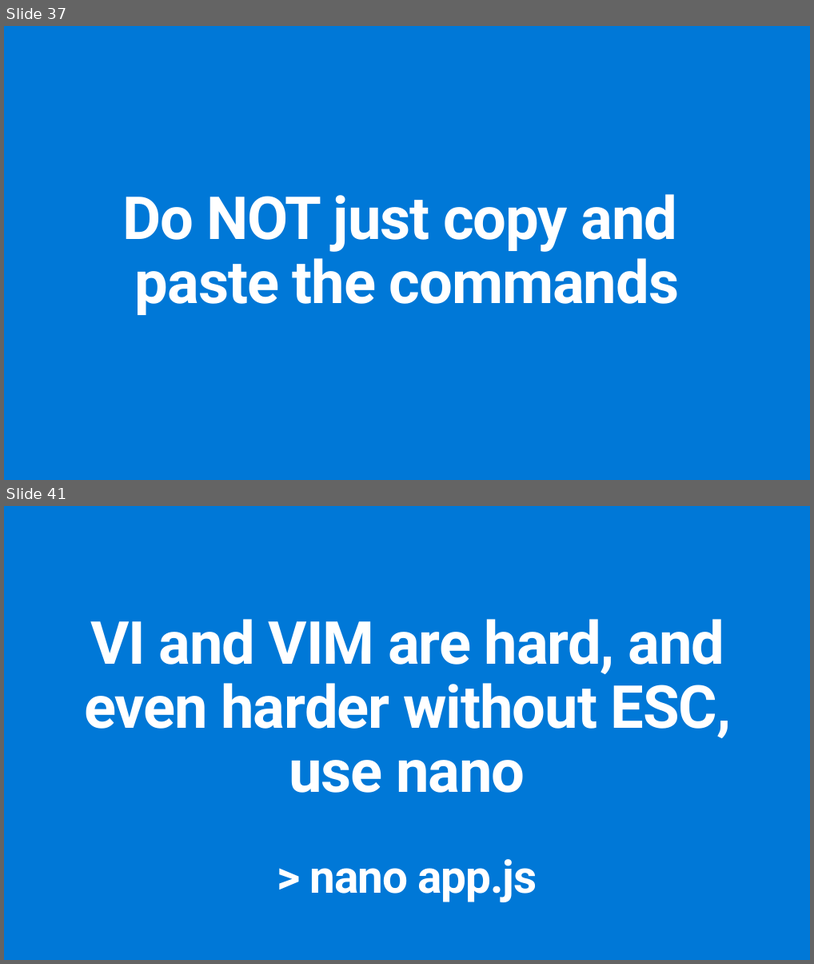
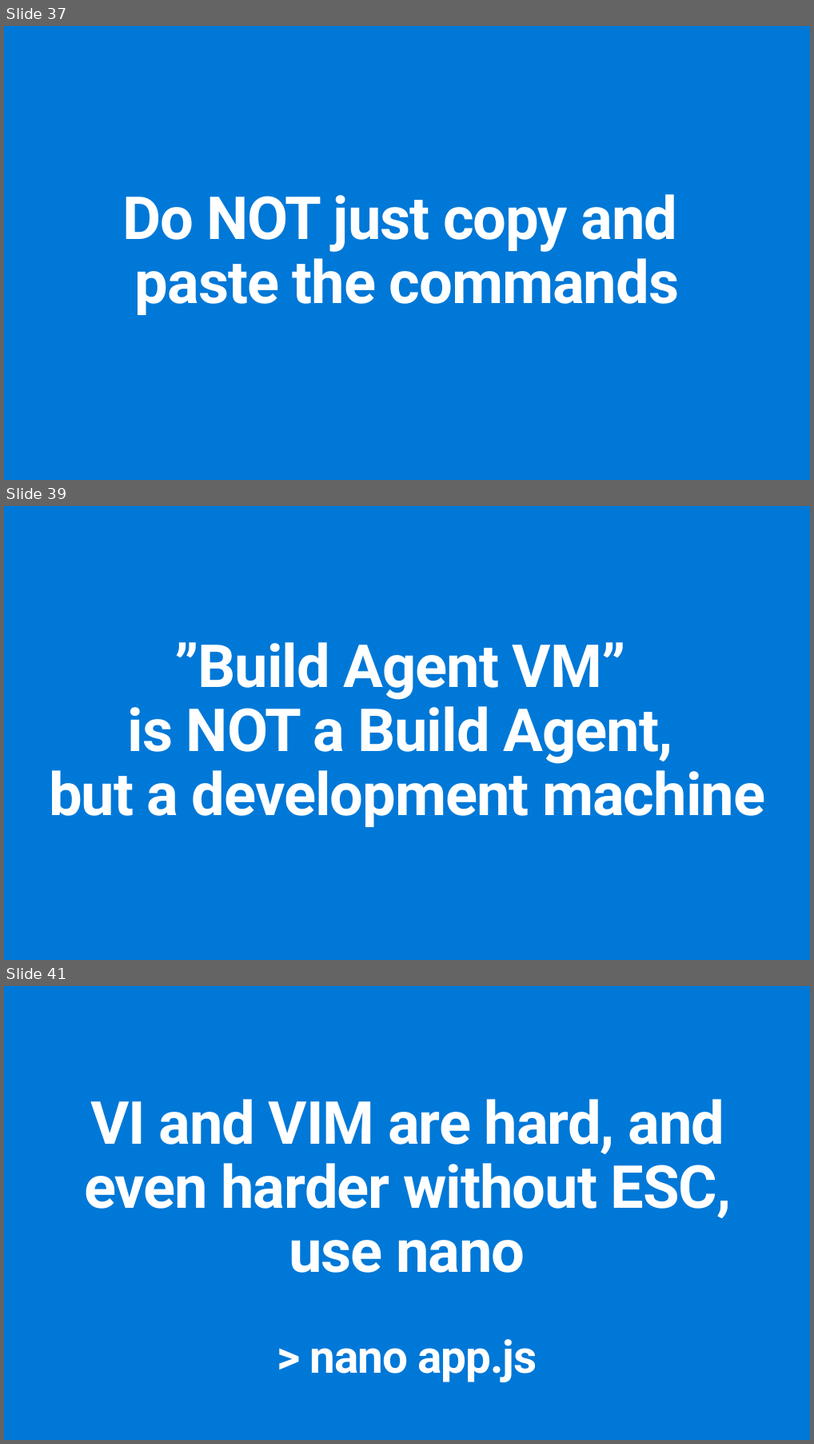
Before and after one commit to ActiveSolution/aiw-cloud-native, a slide deck: AIW Cloud Native.pptx. Shown one above the other, each under a label of ours: slides 37 and 41 before the commit, slides 37, 39 and 41 after it; the slides between them are not shown. The pictures are 814x964 and 814x1444 pixels, drawn with LibreOffice and Linux fonts; fonts in the diff are those of the drawing. Boxes give left, top, right and bottom in pixels: in the first picture for what was removed or moved away, otherwise in the second. Text is boxed around its words. In the diff, an @@ line names an element or a change of style, - is before the commit and + after.

```diff
--- a/AIW Cloud Native.pptx
+++ b/AIW Cloud Native.pptx
@@ slide 39 added at [4,506,810,960], background #0078D7 @@
@@ title added at [49,642,766,827], 70.6 pt, text #FFFFFF, bold @@
+”Build Agent VM”
+is NOT a Build Agent,
+but a development machine
```
Also in this commit, not shown: 7 slides changed, 2 other slides added, 1 slide removed.
